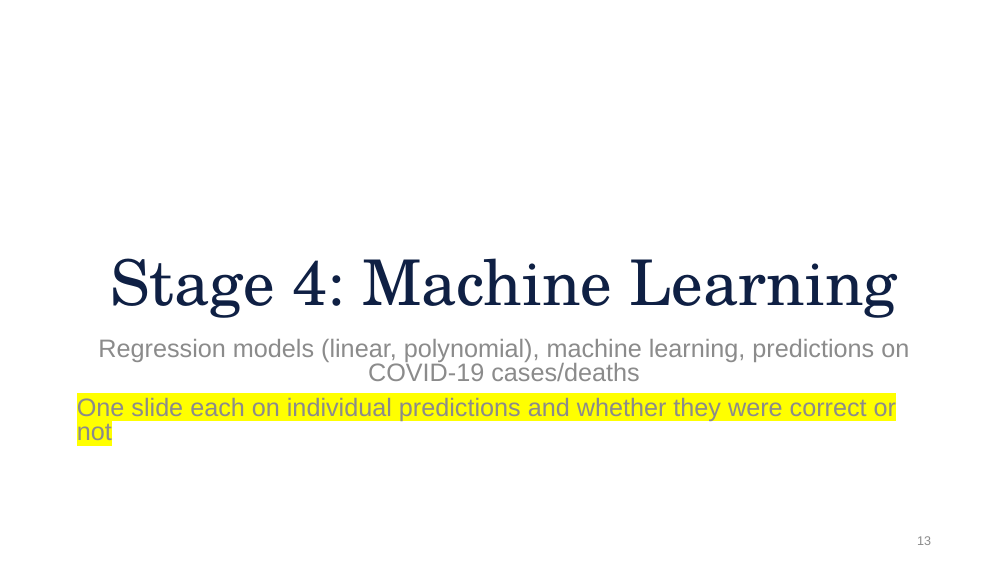
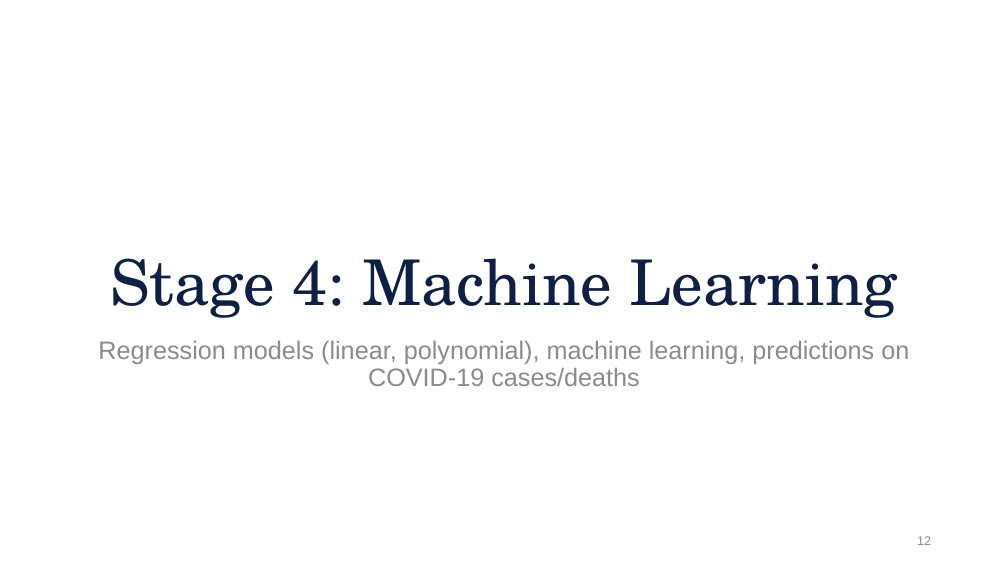
Before and after one commit to aiwayemi/Group-1, a slide deck: slide 12 of ProjPresentation.pptx (slide 13 before the commit). Drawn at 1008x567 pixels with LibreOffice and Linux fonts; fonts in the diff are those of the drawing; background and template pictures are left out. Boxes give left, top, right and bottom in pixels: in the first picture for what was removed or moved away, otherwise in the second. Text is boxed around its words. In the diff, an @@ line names an element or a change of style, - is before the commit and + after.

Commit message:
edits to presentation PPT

```diff
--- a/ProjPresentation.pptx
+++ b/ProjPresentation.pptx
@@ text "Regression models (linear, polynomial), machine ..." at box(98, 341, 909, 386): line spacing 0.8 to 0.9 @@
@@ text at box(77, 398, 896, 440): paragraph removed @@
-One slide each on individual predictions and whether they were correct or not
```
Also in this commit, not shown: 2 other slides changed, 1 slide added, 1 slide removed.
